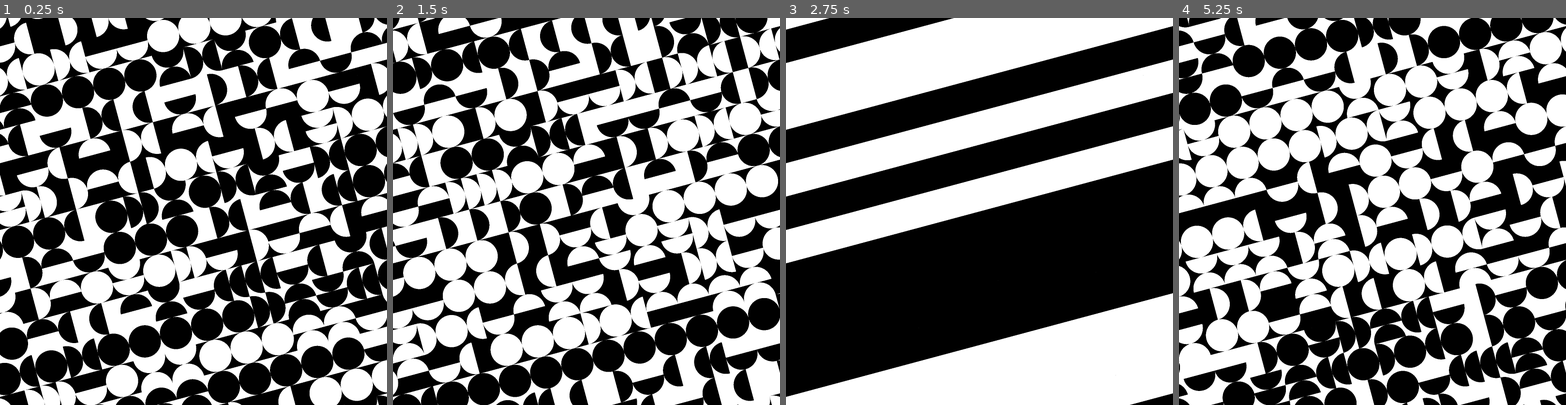
Above: before the commit, frames 1-4 (left to right).
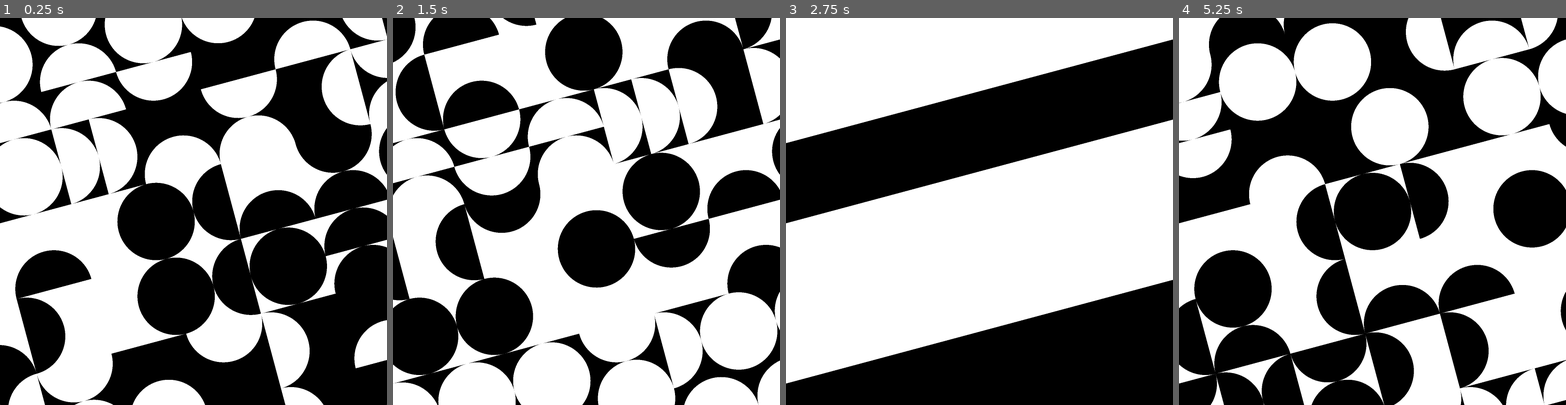
Above: after the commit, the same moments.

Repository: rio-raimundo/Sykora-painting-recreation
Game: Godot game, scene res://scenes/main.tscn
The game is run twice, just before and just after one commit, with the same random seed, the same clock (stepped at 60 frames per second) and the same inputs.
Inputs (mouse positions are in pixels of both pictures, inside the frame that each line leads up to):
- Up to frame 1 (0.25 s): no input
- Up to frame 2 (1.5 s): tap Enter at 0.5 s; move the mouse to (423, 37) at 0.52 s; tap P at 0.6 s; click (423, 37) at 0.67 s; tap Space at 1.25 s; move the mouse to (454, 29) at 1.27 s; hold S from 1.28 s (still down); tap R at 1.35 s; click (454, 29) at 1.42 s
- Up to frame 3 (2.75 s): tap Enter at 2 s; move the mouse to (878, 21) at 2.02 s; release S at 2.03 s; tap H at 2.1 s; click (878, 21) at 2.17 s
- Up to frame 4 (5.25 s): tap Space at 2.75, 4.25 s; move the mouse to (1186, 76) at 2.77 s; tap C at 2.85 s; click (1186, 76) at 2.92 s; tap Enter at 3.5 s; move the mouse to (1217, 68) at 3.52 s; hold S from 3.53 s (still down); tap P at 3.6 s; click (1217, 68) at 3.67 s; move the mouse to (1248, 60) at 4.27 s; tap R at 4.35 s; click (1248, 60) at 4.42 s; move the mouse to (1279, 52) at 5.02 s; tap H at 5.1 s; click (1279, 52) at 5.17 s

The runs differ from the first frame. In frame 1, 50% of the frame differs, in the area x 0-100%, y 0-100%; in frame 2, 54%; in frame 3, 63%; in frame 4, 54%.

Commit message:
Added interactivity with left right mouse buttons!

Diff:
--- a/scripts/grid.gd
+++ b/scripts/grid.gd
@@ -2,7 +2,7 @@
 
 # --- INITIALISE VARIABLES
 # Manually declared variables
-const N_CELLS: int = 12
+const N_CELLS: int = 5
 const WORLD_ROTATION: float = -PI/12
 const N_SEMICIRCLE_SEGMENTS: int = 64
 
@@ -65,10 +65,17 @@
 	queue_redraw()
 
 func _on_grid_square_clicked(
-	id: Vector2i
+	id: Vector2i,
+	button_index
 ):
 	var g = grid_squares[id[0]][id[1]]
-	print(g.id)
+
+	if button_index == MOUSE_BUTTON_LEFT:
+		g.current_pattern_idx = (g.current_pattern_idx + 1) % 4
+	elif button_index == MOUSE_BUTTON_RIGHT:
+		g.orientation = fmod(g.orientation + PI/2, 2 * PI)
+
+	queue_redraw()
 
 func _generate_grid_squares(
 	gen_color: bool = true,
@@ -214,10 +221,10 @@
 	var sc_rotations
 	if pattern_idx == 0:
 		sc_centres = [centre + Vector2(0, 0.25*cell_length)]
-		sc_rotations = [0]
+		sc_rotations = [PI]  # needs to be PI to be against edge, not entirely sure why
 	elif pattern_idx == 1:
 		sc_centres = [centre - Vector2(0, 0.25*cell_length), centre + Vector2(0, 0.25*cell_length)]
-		sc_rotations = [0, 0]
+		sc_rotations = [PI, PI]
 	elif pattern_idx == 2:
 		sc_centres = [centre - Vector2(0, 0.25*cell_length), centre + Vector2(0, 0.25*cell_length)]
 		sc_rotations = [0, PI]
--- a/scripts/grid_square.gd
+++ b/scripts/grid_square.gd
@@ -1,7 +1,7 @@
 extends Area2D
 
 # Not sure exactly how this works yet
-signal square_clicked(id: Vector2i)
+signal square_clicked(id: Vector2i, button_index)
 
 
 # Initialise variables
@@ -28,7 +28,7 @@
 	self.position = position
 	self.is_white = is_white
 	self.initial_pattern_idx = initial_pattern_idx
-	self.orientation = orientation
+	self.orientation = orientation  # TODO just integrate the world orientation into this maybe?
 
 	# Get absolute points for self
 	var abs_points = []
@@ -42,5 +42,5 @@
 
 # This function has been linked with a 'signal' to respond to input events for that object
 func _on_input_event(viewport: Node, event: InputEvent, shape_idx: int) -> void:
-	if event is InputEventMouseButton and event.pressed and event.button_index == MOUSE_BUTTON_LEFT:
-		square_clicked.emit(self.id)
+	if event is InputEventMouseButton and event.pressed:
+		square_clicked.emit(self.id, event.button_index)
